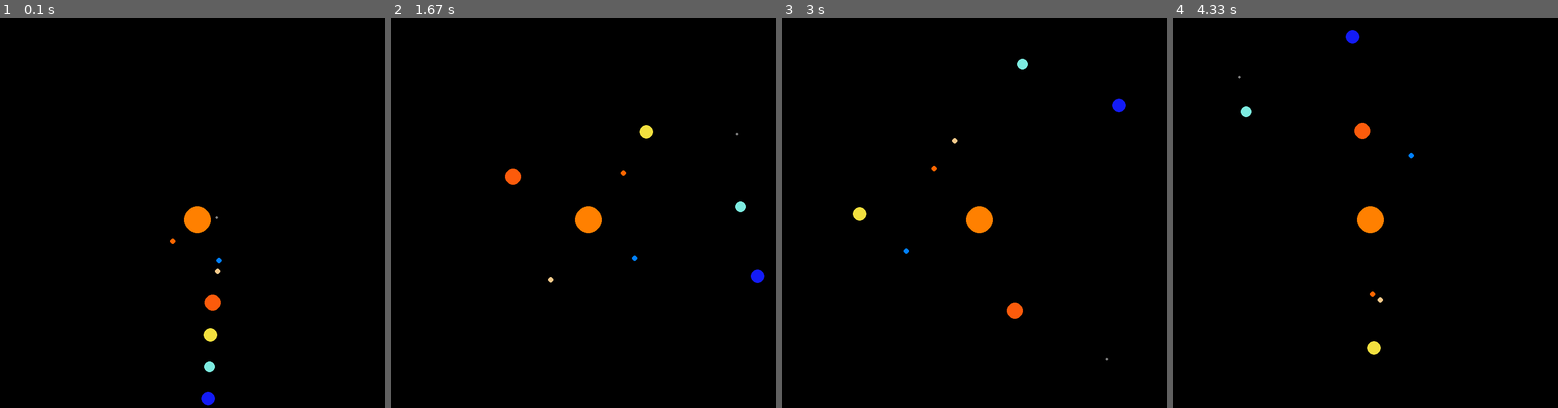
Above: before the commit, frames 1-4 (left to right).
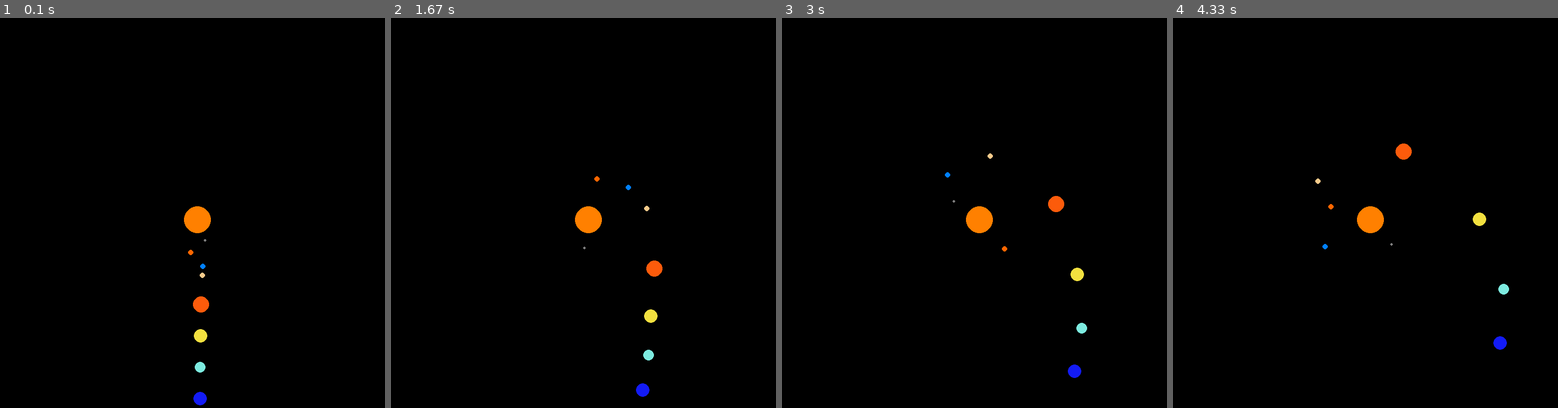
Above: after the commit, the same moments.

Repository: myhotchoc/Space-Simulator
Game: pygame game, started from Gravity v3.py
Same seed, same stepped clock (60 frames per second), same inputs: the game is played once before the commit and once after it.
Inputs (mouse positions are in pixels of both pictures, inside the frame that each line leads up to):
- Up to frame 1 (0.1 s): no input
- Up to frame 2 (1.67 s): click (587, 220) at 0.38 s; click (629, 310) at 0.72 s; click (737, 361) at 1.05 s; click (494, 138) at 1.38 s
- Up to frame 3 (3 s): click (978, 267) at 1.72 s; click (920, 135) at 2.05 s; click (1120, 326) at 2.38 s; click (847, 259) at 2.72 s
- Up to frame 4 (4.33 s): click (1253, 142) at 3.05 s; click (1276, 291) at 3.38 s; click (1515, 314) at 3.72 s; click (1246, 369) at 4.05 s

The runs differ from the first frame. In frame 1, 0.7% of the frame differs, in the area x 44-58%, y 50-100%; in frame 2, 0.8%, in the area x 29-97%, y 27-98%; in frame 3, 0.8%; in frame 4, 0.8%.

Commit message:
Update Gravity v3.py

Diff:
--- a/Gravity v3.py
+++ b/Gravity v3.py
@@ -73,7 +73,7 @@
 uranus_speed = 2.8
 neptune_speed = 2.5
 
-timestep = 2
+timestep = 0.5
 
 ## Class for a body in space
 class Body(object):
